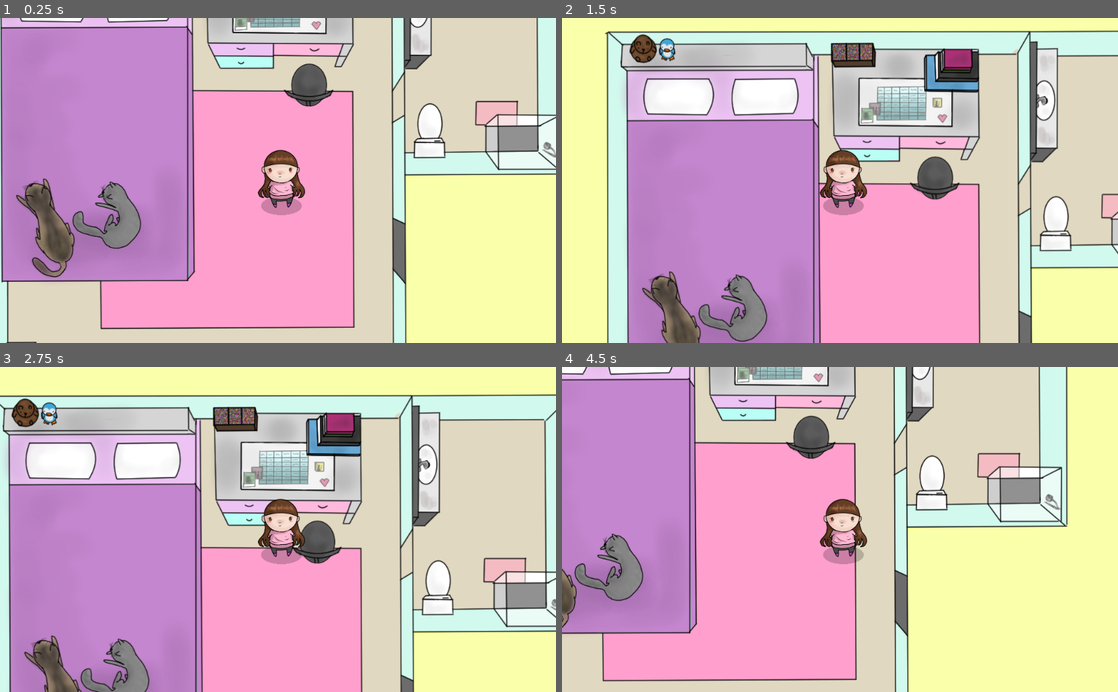
Above: before the commit, frames 1-4 (two rows, left to right).
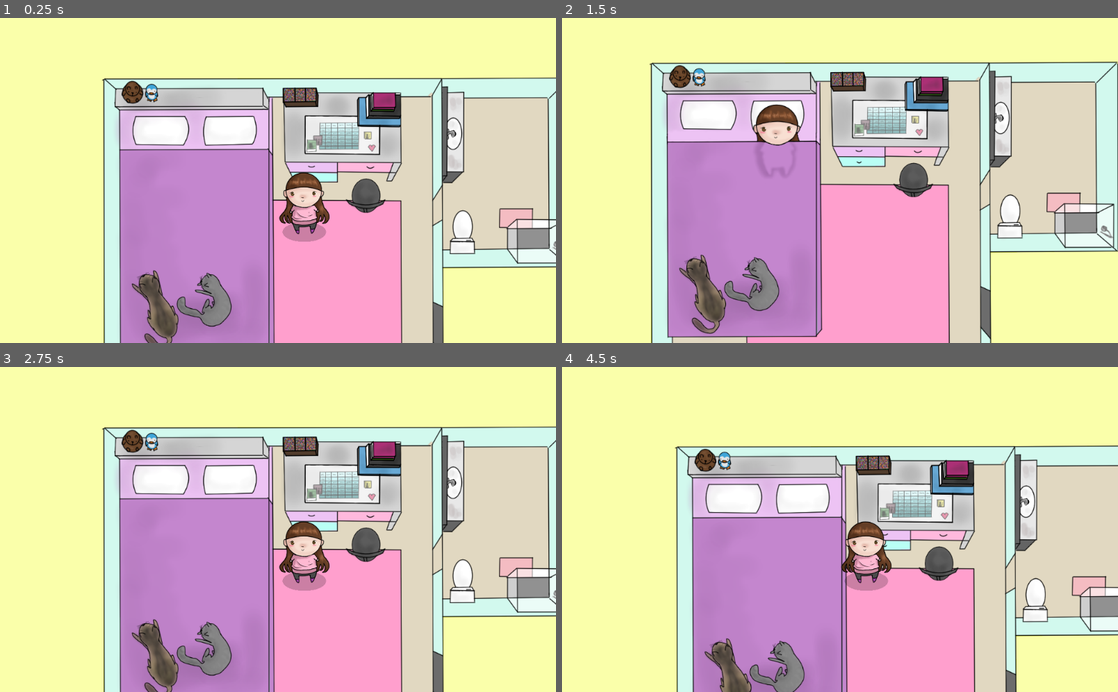
Above: after the commit, the same moments.

Repository: A-Walrus/Jessy
Game: Godot game, scene res://Scenes/World.tscn
The game is run twice, just before and just after one commit, with the same random seed, the same clock (stepped at 60 frames per second) and the same inputs. Before the commit the project starts from res://World.tscn.
Inputs (mouse positions are in pixels of both pictures, inside the frame that each line leads up to):
- Up to frame 1 (0.25 s): no input
- Up to frame 2 (1.5 s): tap Enter at 0.5 s; move the mouse to (656, 73) at 0.52 s; press the mouse at (656, 73) at 0.53 s; move the mouse to (728, 196) at 1.27 s; release the mouse at (728, 196) at 1.28 s; click (728, 196) at 1.35 s
- Up to frame 3 (2.75 s): tap Space at 2 s; move the mouse to (333, 458) at 2.02 s; press the mouse at (333, 458) at 2.03 s
- Up to frame 4 (4.5 s): move the mouse to (812, 594) at 2.77 s; release the mouse at (812, 594) at 2.78 s; click (812, 594) at 2.85 s; tap Enter at 3.5 s; move the mouse to (1006, 578) at 3.52 s; press the mouse at (1006, 578) at 3.53 s; move the mouse to (673, 480) at 4.27 s; release the mouse at (673, 480) at 4.28 s; click (673, 480) at 4.35 s

The runs differ from the first frame. In frame 1, 84% of the frame differs, in the area x 0-100%, y 0-100%; in frame 2, 53%; in frame 3, 64%; in frame 4, 93%.

Commit message:
Sleep+

Diff:
--- /dev/null
+++ b/Jessy/AnimatedSprite.gd
@@ -0,0 +1,20 @@
+extends AnimatedSprite
+
+
+func _ready():
+	play()
+
+func _on_AnimatedSprite_animation_finished():
+	stop()
+	frame=1
+
+func _input(event):
+	if Input.is_action_just_pressed("click"):
+		frame=0
+		$Timer.start()
+
+
+
+
+func _on_Timer_timeout():
+	get_tree().change_scene("res://Scenes/World.tscn")
--- a/Jessy/Area2D.gd
+++ b/Jessy/Area2D.gd
@@ -1,7 +1,8 @@
-extends Area2D
+extends Node
 
 
 
-func _on_Area2D_input_event(viewport, event, shape_idx):
+func _on_Click_input_event(viewport, event, shape_idx):
 	if Input.is_action_just_pressed("click"):
-		print("bed")
+		if(get_node("../Navigation2D/Jessy/kine") in $Stand.get_overlapping_bodies()):
+			get_tree().change_scene("res://Scenes/Bed.tscn")
--- /dev/null
+++ b/Jessy/Camera2D.tscn
@@ -0,0 +1,6 @@
+[gd_scene format=2]
+
+[node name="Camera2D" type="Camera2D"]
+position = Vector2( -261.333, -281.887 )
+current = true
+zoom = Vector2( 1.25, 1.25 )
--- a/Jessy/Navigation2D.gd
+++ b/Jessy/Navigation2D.gd
@@ -6,6 +6,7 @@
 onready var character = $Jessy
 
 func _process(delta):
+
 	var walk_distance = character_speed * delta
 	move_along_path(walk_distance)
 
@@ -19,6 +20,7 @@
 
 
 func move_along_path(distance):
+	character.animation="walk"
 	var last_point = character.position
 	while path.size():
 		var distance_between_points = last_point.distance_to(path[0])
@@ -33,6 +35,7 @@
 	# The character reached the end of the path.
 	character.position = last_point
 	set_process(false)
+	character.animation="idle"
 
 
 func _update_navigation_path(start_position, end_position):
--- /dev/null
+++ b/Jessy/Scenes/Bed.tscn
@@ -0,0 +1,30 @@
+[gd_scene load_steps=6 format=2]
+
+[ext_resource path="res://Art/Temp/JESSY.SLEEP2.png" type="Texture" id=1]
+[ext_resource path="res://Art/Temp/JESSY.SLEEP.png" type="Texture" id=2]
+[ext_resource path="res://AnimatedSprite.gd" type="Script" id=3]
+[ext_resource path="res://Camera2D.tscn" type="PackedScene" id=4]
+
+[sub_resource type="SpriteFrames" id=1]
+animations = [ {
+"frames": [ ExtResource( 1 ), ExtResource( 2 ) ],
+"loop": true,
+"name": "default",
+"speed": 1.0
+} ]
+
+[node name="Node2D" type="Node2D"]
+
+[node name="AnimatedSprite" type="AnimatedSprite" parent="."]
+frames = SubResource( 1 )
+script = ExtResource( 3 )
+__meta__ = {
+"_edit_lock_": true
+}
+
+[node name="Timer" type="Timer" parent="AnimatedSprite"]
+wait_time = 0.7
+
+[node name="Camera2D" parent="." instance=ExtResource( 4 )]
+[connection signal="animation_finished" from="AnimatedSprite" to="AnimatedSprite" method="_on_AnimatedSprite_animation_finished"]
+[connection signal="timeout" from="AnimatedSprite/Timer" to="AnimatedSprite" method="_on_Timer_timeout"]
--- /dev/null
+++ b/Jessy/Scenes/World.tscn
@@ -0,0 +1,106 @@
+[gd_scene load_steps=14 format=2]
+
+[ext_resource path="res://Navigation2D.gd" type="Script" id=1]
+[ext_resource path="res://Area2D.gd" type="Script" id=2]
+[ext_resource path="res://Art/Temp/JESSY.WALK22.png" type="Texture" id=3]
+[ext_resource path="res://Art/Temp/shadow.png" type="Texture" id=4]
+[ext_resource path="res://Art/Temp/JESSY.ROOM.png" type="Texture" id=5]
+[ext_resource path="res://Art/Temp/JESSY.png" type="Texture" id=6]
+[ext_resource path="res://Art/Temp/JESSY.WALKK.png" type="Texture" id=7]
+[ext_resource path="res://Camera2D.tscn" type="PackedScene" id=8]
+
+[sub_resource type="NavigationPolygon" id=1]
+vertices = PoolVector2Array( -593.138, 112.844, -594.516, 97.6915, -246.637, 104.706, -527.02, 112.844, 166.343, -330.014, 176.631, -493.773, 304.38, -493.773, 320.469, -298.439, 228.8, -299.223, 197.46, -305.491, -503.814, 168.894, -505.69, 290.094, -531.229, 288.606, -244.285, 175.291, -244.285, 132.341, 222.698, -203.143, 201.906, -201.502, 170.821, -309.408, 101.182, -297.434, 67.8553, -274.819, 63.2546, -291.505, -252.955, -322.208, -120.565, -323.33, -120.565, -254.891, 26.4105, -214.501, 26.7179, 129.373, -29.6869, -258.257, -26.3364, -322.809, 25.7763, -322.522 )
+polygons = [ PoolIntArray( 0, 1, 2, 3 ), PoolIntArray( 4, 5, 6, 7, 8, 9 ), PoolIntArray( 10, 11, 12, 3 ), PoolIntArray( 13, 10, 3, 2, 14 ), PoolIntArray( 15, 16, 9, 8 ), PoolIntArray( 4, 9, 17 ), PoolIntArray( 18, 4, 17, 19 ), PoolIntArray( 20, 18, 19 ), PoolIntArray( 21, 22, 23, 2 ), PoolIntArray( 24, 25, 14, 2, 23, 26 ), PoolIntArray( 19, 24, 26, 27, 28, 20 ) ]
+outlines = [ PoolVector2Array( -252.955, -322.208, -120.565, -323.33, -120.565, -254.891, -29.6869, -258.257, -26.3364, -322.809, 25.7763, -322.522, 63.2546, -291.505, 101.182, -297.434, 166.343, -330.014, 176.631, -493.773, 304.38, -493.773, 320.469, -298.439, 228.8, -299.223, 222.698, -203.143, 201.906, -201.502, 197.46, -305.491, 170.821, -309.408, 67.8553, -274.819, 26.4105, -214.501, 26.7179, 129.373, -244.285, 132.341, -244.285, 175.291, -503.814, 168.894, -505.69, 290.094, -531.229, 288.606, -527.02, 112.844, -593.138, 112.844, -594.516, 97.6915, -246.637, 104.706 ) ]
+
+[sub_resource type="SpriteFrames" id=3]
+animations = [ {
+"frames": [ ExtResource( 6 ) ],
+"loop": true,
+"name": "idle",
+"speed": 5.0
+}, {
+"frames": [ ExtResource( 3 ), ExtResource( 7 ) ],
+"loop": true,
+"name": "walk",
+"speed": 7.0
+} ]
+
+[sub_resource type="RectangleShape2D" id=5]
+extents = Vector2( 259.417, 261.519 )
+
+[sub_resource type="RectangleShape2D" id=2]
+extents = Vector2( 159.382, 171.238 )
+
+[sub_resource type="RectangleShape2D" id=4]
+extents = Vector2( 314.884, 203.615 )
+
+[node name="World" type="Node2D"]
+
+[node name="Navigation2D" type="Navigation2D" parent="."]
+script = ExtResource( 1 )
+
+[node name="room" type="Sprite" parent="Navigation2D"]
+position = Vector2( 4.02824, -1.71472 )
+texture = ExtResource( 5 )
+__meta__ = {
+"_edit_lock_": true
+}
+
+[node name="NavigationPolygonInstance" type="NavigationPolygonInstance" parent="Navigation2D"]
+visible = false
+position = Vector2( -10.6821, 15.0859 )
+navpoly = SubResource( 1 )
+__meta__ = {
+"_edit_lock_": true
+}
+
+[node name="Jessy" type="AnimatedSprite" parent="Navigation2D"]
+position = Vector2( -238.375, -263.442 )
+scale = Vector2( 0.2, 0.2 )
+z_index = 1
+frames = SubResource( 3 )
+animation = "idle"
+playing = true
+
+[node name="Shadow" type="Sprite" parent="Navigation2D/Jessy"]
+modulate = Color( 1, 1, 1, 0.2 )
+position = Vector2( 41.5613, 312.379 )
+scale = Vector2( 0.425744, 0.19336 )
+z_index = -1
+texture = ExtResource( 4 )
+
+[node name="kine" type="KinematicBody2D" parent="Navigation2D/Jessy"]
+
+[node name="CollisionShape2D" type="CollisionShape2D" parent="Navigation2D/Jessy/kine"]
+visible = false
+shape = SubResource( 5 )
+
+[node name="Camera2D" parent="Navigation2D/Jessy" instance=ExtResource( 8 )]
+
+[node name="Bed" type="Node2D" parent="."]
+script = ExtResource( 2 )
+
+[node name="Click" type="Area2D" parent="Bed"]
+
+[node name="CollisionShape2D" type="CollisionShape2D" parent="Bed/Click"]
+visible = false
+position = Vector2( -486.333, -306.914 )
+shape = SubResource( 2 )
+
+[node name="Stand" type="Area2D" parent="Bed"]
+
+[node name="CollisionShape2D" type="CollisionShape2D" parent="Bed/Stand"]
+visible = false
+position = Vector2( -475.704, -342.344 )
+shape = SubResource( 4 )
+
+[node name="shadow" type="Sprite" parent="."]
+visible = false
+modulate = Color( 1, 1, 1, 0.498039 )
+position = Vector2( -281.152, -143.442 )
+scale = Vector2( 2.52733, 2.52733 )
+z_index = 2
+texture = ExtResource( 4 )
+[connection signal="input_event" from="Bed/Click" to="Bed" method="_on_Click_input_event"]
--- a/Jessy/World.tscn
+++ /dev/null
@@ -1,62 +0,0 @@
-[gd_scene load_steps=8 format=2]
-
-[ext_resource path="res://Art/Temp/JESSY.ROOM.png" type="Texture" id=1]
-[ext_resource path="res://Art/Temp/JESSY.png" type="Texture" id=2]
-[ext_resource path="res://Navigation2D.gd" type="Script" id=3]
-[ext_resource path="res://Area2D.gd" type="Script" id=4]
-[ext_resource path="res://Art/Temp/Disk_pack1.svg.png" type="Texture" id=5]
-
-[sub_resource type="NavigationPolygon" id=6]
-vertices = PoolVector2Array( 176.631, -493.773, 304.38, -493.773, 334.388, -266.569, 241.792, -264.854, 166.343, -330.014, -593.138, 112.844, -594.516, 97.6915, -246.637, 104.706, -527.02, 112.844, -503.814, 168.894, -505.69, 290.094, -531.229, 288.606, -244.285, 175.291, -244.285, 132.341, -252.955, -322.208, -120.565, -323.33, -120.565, -254.891, 26.4105, -214.501, 26.7179, 129.373, -29.6869, -258.257, -26.3364, -322.809, 25.7763, -322.522, 63.2546, -291.505, 143.193, -277.715, 101.182, -297.434, 174.059, -251.136, 237.505, -203.98, 184.348, -198.836 )
-polygons = [ PoolIntArray( 0, 1, 2, 3, 4 ), PoolIntArray( 5, 6, 7, 8 ), PoolIntArray( 9, 10, 11, 8 ), PoolIntArray( 12, 9, 8, 7, 13 ), PoolIntArray( 14, 15, 16, 7 ), PoolIntArray( 17, 18, 13, 7, 16, 19 ), PoolIntArray( 17, 19, 20, 21, 22 ), PoolIntArray( 23, 17, 22, 24 ), PoolIntArray( 23, 24, 4, 3 ), PoolIntArray( 25, 23, 3, 26 ), PoolIntArray( 25, 26, 27 ) ]
-outlines = [ PoolVector2Array( -252.955, -322.208, -120.565, -323.33, -120.565, -254.891, -29.6869, -258.257, -26.3364, -322.809, 25.7763, -322.522, 63.2546, -291.505, 101.182, -297.434, 166.343, -330.014, 176.631, -493.773, 304.38, -493.773, 334.388, -266.569, 241.792, -264.854, 237.505, -203.98, 184.348, -198.836, 174.059, -251.136, 143.193, -277.715, 26.4105, -214.501, 26.7179, 129.373, -244.285, 132.341, -244.285, 175.291, -503.814, 168.894, -505.69, 290.094, -531.229, 288.606, -527.02, 112.844, -593.138, 112.844, -594.516, 97.6915, -246.637, 104.706 ) ]
-
-[sub_resource type="RectangleShape2D" id=7]
-extents = Vector2( 159.382, 171.238 )
-
-[node name="World" type="Node2D"]
-
-[node name="Navigation2D" type="Navigation2D" parent="."]
-script = ExtResource( 3 )
-
-[node name="room" type="Sprite" parent="Navigation2D"]
-position = Vector2( 4.02824, -1.71472 )
-texture = ExtResource( 1 )
-__meta__ = {
-"_edit_lock_": true
-}
-
-[node name="NavigationPolygonInstance" type="NavigationPolygonInstance" parent="Navigation2D"]
-position = Vector2( -10.6821, 15.0859 )
-navpoly = SubResource( 6 )
-__meta__ = {
-"_edit_lock_": true
-}
-
-[node name="Jessy" type="Sprite" parent="Navigation2D"]
-position = Vector2( -145.253, -108.613 )
-scale = Vector2( 0.15, 0.15 )
-z_index = 1
-texture = ExtResource( 2 )
-
-[node name="Camera2D" type="Camera2D" parent="Navigation2D/Jessy"]
-scale = Vector2( 6.66667, 6.66667 )
-current = true
-__meta__ = {
-"_edit_lock_": true
-}
-
-[node name="Shadow" type="Sprite" parent="Navigation2D/Jessy"]
-modulate = Color( 1, 1, 1, 0.2 )
-position = Vector2( 41.5613, 312.379 )
-scale = Vector2( 0.425744, 0.19336 )
-z_index = -1
-texture = ExtResource( 5 )
-
-[node name="Bed" type="Area2D" parent="."]
-script = ExtResource( 4 )
-
-[node name="CollisionShape2D" type="CollisionShape2D" parent="Bed"]
-position = Vector2( -486.333, -306.914 )
-shape = SubResource( 7 )
-[connection signal="input_event" from="Bed" to="Bed" method="_on_Area2D_input_event"]
--- a/Jessy/project.godot
+++ b/Jessy/project.godot
@@ -16,7 +16,7 @@
 [application]
 
 config/name="Jessy"
-run/main_scene="res://World.tscn"
+run/main_scene="res://Scenes/World.tscn"
 
 [input]
 
Binary file added: Jessy/Art/Temp/JESSY.BOTHER PEOPLE.png
Not shown, added: Jessy/Art/Temp/JESSY.BOTHER PEOPLE.png.import
Binary file added: Jessy/Art/Temp/JESSY.PHONE.png
Not shown, added: Jessy/Art/Temp/JESSY.PHONE.png.import
Binary file added: Jessy/Art/Temp/JESSY.WALK22.png
Not shown, added: Jessy/Art/Temp/JESSY.WALK22.png.import
Binary file added: Jessy/Art/Temp/JESSY.WALKK.png
Not shown, added: Jessy/Art/Temp/JESSY.WALKK.png.import
Renamed: Jessy/Art/Temp/Disk_pack1.svg.png -> Jessy/Art/Temp/shadow.png
Not shown, changed: Jessy/Art/Temp/shadow.png.import
